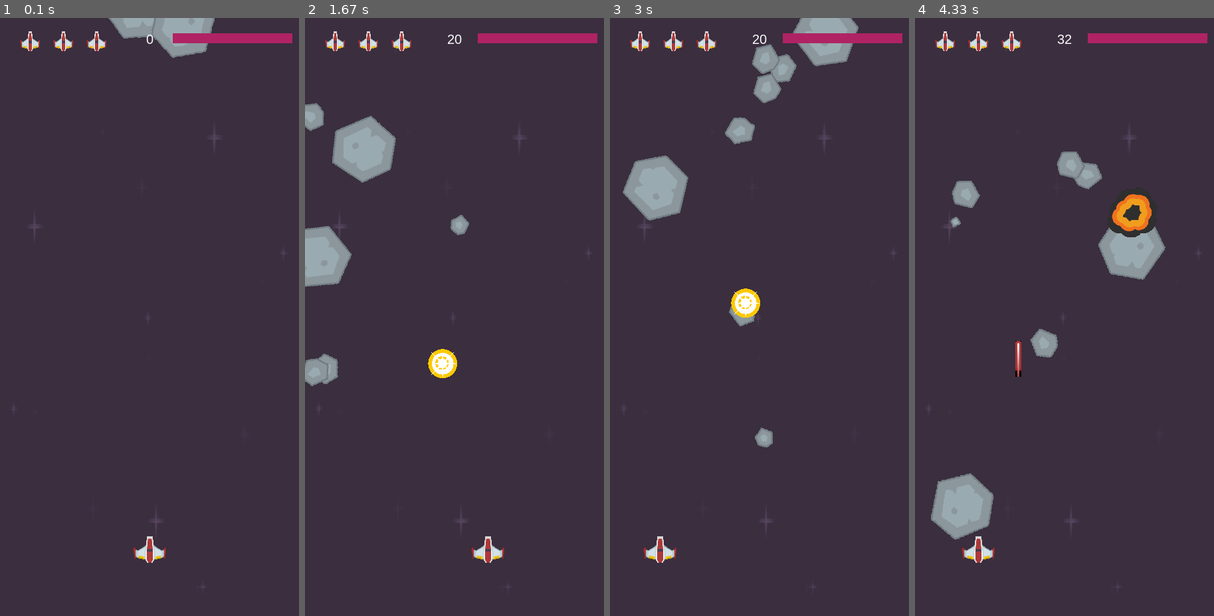
Above: before the commit, frames 1-4 (left to right).
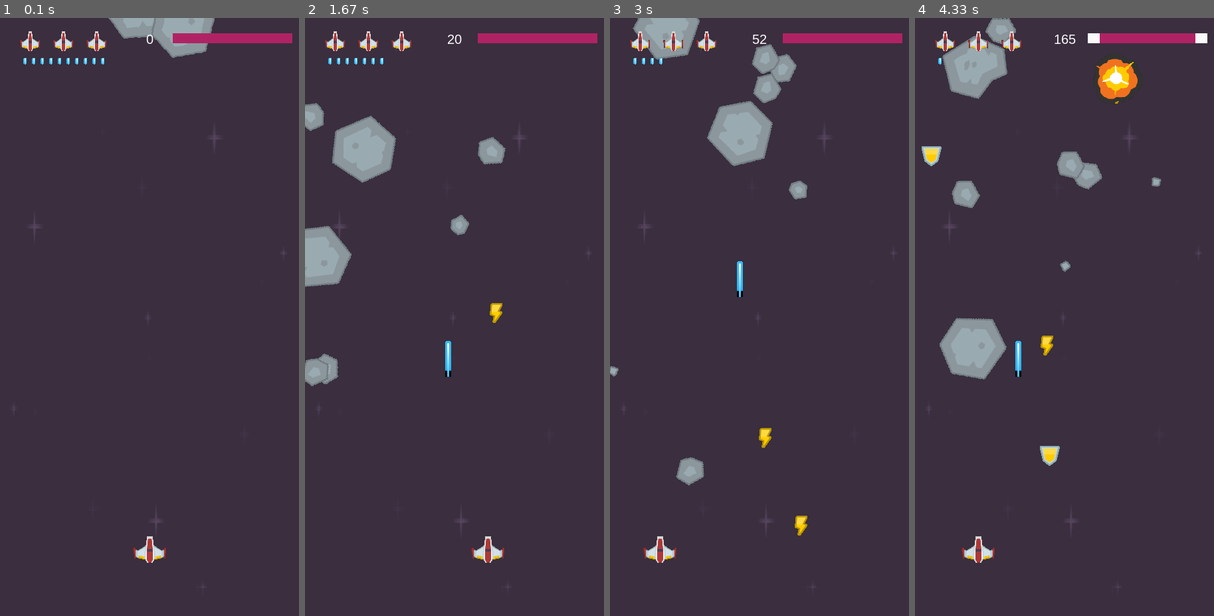
Above: after the commit, the same moments.

Repository: portfolio-AB/pygame
Game: pygame game, started from game/main.py
Two runs of this game, one before a commit and one after it. Both use one fixed random seed, a clock stepped at 60 frames per second and the inputs below.
Inputs:
- Up to frame 1 (0.1 s): no input
- Up to frame 2 (1.67 s): tap Space at 0.33, 0.73, 1.03, 1.23, 1.53 s; hold X 0.67-1.13 s; hold Right 0.67-1.13 s; hold Right 1.17-1.63 s
- Up to frame 3 (3 s): hold Right 1.67-2.13 s; tap Space at 1.73, 2.03, 2.23, 2.53, 2.8 s; hold Left 2.17-2.7 s; hold Left from 2.73 s (still down)
- Up to frame 4 (4.33 s): tap Space at 3.1, 3.23, 3.53, 3.9, 4.2 s; release Left at 3.13 s; hold Right 3.17-3.8 s; hold Left 3.83-4.3 s

The runs differ from the first frame. In frame 1, 0.1% of the frame differs, in the area x 7-35%, y 6-8%; in frame 2, 0.9%; in frame 3, 6.6%; in frame 4, 8.7%, in the area x 2-98%, y 0-88%.

Commit message:
bullet boost

Diff:
--- a/game/main.py
+++ b/game/main.py
@@ -6,7 +6,7 @@
 from explosion import Explosion
 from mob import Mob
 from player import Player, player_img
-from projectile import Projectile
+from projectile import Projectile, pow_projectile_img
 from boost import Boost
 
 FPS = 60
@@ -33,9 +33,16 @@
 
     if now - pl.last_shot > pl.shoot_delay:
         pl.last_shot = now
-        projectile = Projectile(pl.rect.centerx, pl.rect.top)
-        projectiles.add(projectile)
-        sprites.add(projectile)
+        if pl.pow_bullets > 0 and pl.bull_type == 1:
+            projectile = Projectile(pl.rect.centerx, pl.rect.top, "Blue")
+            projectiles.add(projectile)
+            sprites.add(projectile)
+            pl.pow_bullets -= 1
+        else:
+            projectile = Projectile(pl.rect.centerx, pl.rect.top)
+            projectiles.add(projectile)
+            sprites.add(projectile)
+
         shoot_snd.play()
 
 
@@ -70,15 +77,20 @@
     elif pct > 100:
         full = 100
         extra = pct - 100
-    bar_fullness = (full / 100) * BAR_LENGTH
+    m_bar_fullness = (full / 100) * BAR_LENGTH
+    ex_bar_fullness = (extra / 100) * BAR_LENGTH
     outline_rect = pygame.Rect(x, y, BAR_LENGTH, BAR_HEIGHT)
-    fill_rect = pygame.Rect(x, y, bar_fullness, BAR_HEIGHT)
+    fill_rect = pygame.Rect(x, y, m_bar_fullness, BAR_HEIGHT)
+    extra_rect = pygame.Rect(x, y, ex_bar_fullness, 0.5 * BAR_HEIGHT)
 
     fill_rect.center = (x, y)
     outline_rect.center = (x, y)
+    extra_rect.center = (x, y + 20)
 
     pygame.draw.rect(surf, WHITE, outline_rect)
-    pygame.draw.rect(surf, (175 - extra, 35 + (2*extra), 100 + extra), fill_rect)
+    pygame.draw.rect(surf, (175, 35, 100), fill_rect)
+    pygame.draw.rect(surf, (100, 235, 200), extra_rect)
+
 
 def draw_lives(surf, x, y, lives, img):
     for i in range(lives):
@@ -88,12 +100,22 @@
         surf.blit(img, life)
 
 
+def draw_ultra_bullets(surf, x, y, quant, img):
+    for i in range(quant):
+        ultra_bullet = img.get_rect()
+        ultra_bullet.y = y
+        ultra_bullet.x = x + i * 13
+        surf.blit(img, ultra_bullet)
+
+
 bg = pygame.image.load(path.join(img_dir, "darkPurple.png")).convert()
 bg = pygame.transform.scale(bg, (WIDTH, HEIGHT))
 bg_rect = bg.get_rect()
 
 lives_img = pygame.transform.scale(player_img, (30, 30))
 lives_img.set_colorkey(BLACK)
+pow_img = pygame.transform.scale(pow_projectile_img, (5, 10))
+pow_img.set_colorkey(BLACK)
 
 shoot_snd = pygame.mixer.Sound(path.join(snd_dir, "lazer.wav"))
 big_target_snd = pygame.mixer.Sound(path.join(snd_dir, "target hit big.wav"))
@@ -127,6 +149,8 @@
                 player.speed_x = 10
             if event.key == pygame.K_SPACE:
                 shoot(player)
+            if event.key == pygame.K_x:
+                player.bull_type *= -1
 
     sprites.update()
     mobs.update()
@@ -135,24 +159,28 @@
     boost_gain = pygame.sprite.spritecollide(player, boosts, True, pygame.sprite.collide_circle)
     for b in boost_gain:
         if b.type == "bolt":
-            pass
+            if player.pow_bullets < 10:
+                player.pow_bullets += 1
         if b.type == "shield":
-            if player.lives == 3 and player.sheild_health <= 100:
-                player.sheild_health += 100
+            if player.lives == 3:
+                if player.shield_health >= 50:
+                    player.shield_health += 200 - player.shield_health
+                else:
+                    player.shield_health = 100
             elif player.lives < 3:
                 player.lives += 1
 
     hits = pygame.sprite.spritecollide(player, mobs, True, pygame.sprite.collide_circle)
     for hit in hits:
-        player.sheild_health -= hit.radius
+        player.shield_health -= hit.radius
         explosion = Explosion(hit.rect.center, "small")
         sprites.add(explosion)
-        if player.sheild_health <= 0:
+        if player.shield_health <= 0:
             explosion = Explosion(player.rect.center, "lrg")
             sprites.add(explosion)
             player.hide()
             player.lives -= 1
-            player.sheild_health = 100
+            player.shield_health = 100
         if player.lives == 0:
             t = Timer(0.90, stop_game)
             t.start()
@@ -161,7 +189,7 @@
 
     group_hits = pygame.sprite.groupcollide(mobs, projectiles, False, True)
     for i in group_hits:
-        hit_num = random.randint(1,1)
+        hit_num = random.randint(1, 1)
         size = "small"
 
         if i.radius <= 10:
@@ -172,7 +200,11 @@
         else:
             size = "lrg"
             big_target_snd.play()
-        i.health -= 25
+        for k in group_hits[i]:
+            if k.type == "Red":
+                i.health -= 25
+            else:
+                i.health -= 75
         if i.health <= 0:
             i.kill()
             new_mob()
@@ -190,8 +222,9 @@
 
     sprites.draw(screen)
     draw_text(screen, str(score), 20, WIDTH // 2, 20)
-    draw_shield_bar(screen, WIDTH - 100, 30, player.sheild_health)
+    draw_shield_bar(screen, WIDTH - 100, 30, player.shield_health)
     draw_lives(screen, 30, 20, player.lives, lives_img)
+    draw_ultra_bullets(screen, 35, 60, player.pow_bullets, pow_img)
     pygame.display.flip()
 
 pygame.quit()
--- a/game/player.py
+++ b/game/player.py
@@ -22,13 +22,14 @@
         self.rect.center = (WIDTH / 2, HEIGHT - 100)
         self.speed_x = 0
         self.rot = 0
-        self.sheild_health = 100
+        self.shield_health = 100
         self.shoot_delay = 250
         self.hidden = False
         self.hide_timer = pygame.time.get_ticks()
         self.lives = 3
+        self.pow_bullets = 10
+        self.bull_type = -1
         self.last_shot = pygame.time.get_ticks()
-        self.boosted = False
 
     def hide(self):
         self.hidden = True
--- a/game/projectile.py
+++ b/game/projectile.py
@@ -11,19 +11,23 @@
 
 img_dir = path.join(path.dirname(__file__), "img")
 projectile_img = pygame.image.load(path.join(img_dir, "laserRed01.png")).convert()
+pow_projectile_img = pygame.image.load(path.join(img_dir, "laserBlue01.png")).convert()
 
 
 class Projectile(pygame.sprite.Sprite):
-    def __init__(self, x, y):
+    def __init__(self, x, y, type="Red"):
         pygame.sprite.Sprite.__init__(self)
         self.image = pygame.Surface((10, 25))
         self.image.set_colorkey(BLACK)
-        self.image = projectile_img
+        self.type = type
+        if type == "Red":
+            self.image = projectile_img
+        elif type == "Blue":
+            self.image = pow_projectile_img
         self.rect = self.image.get_rect()
         self.speed_y = -15
         self.rect.bottom = y
         self.rect.centerx = x
-        self.boosted = False
 
     def update(self):
         self.rect.y += self.speed_y
Binary file added: game/img/laserBlue01.png
